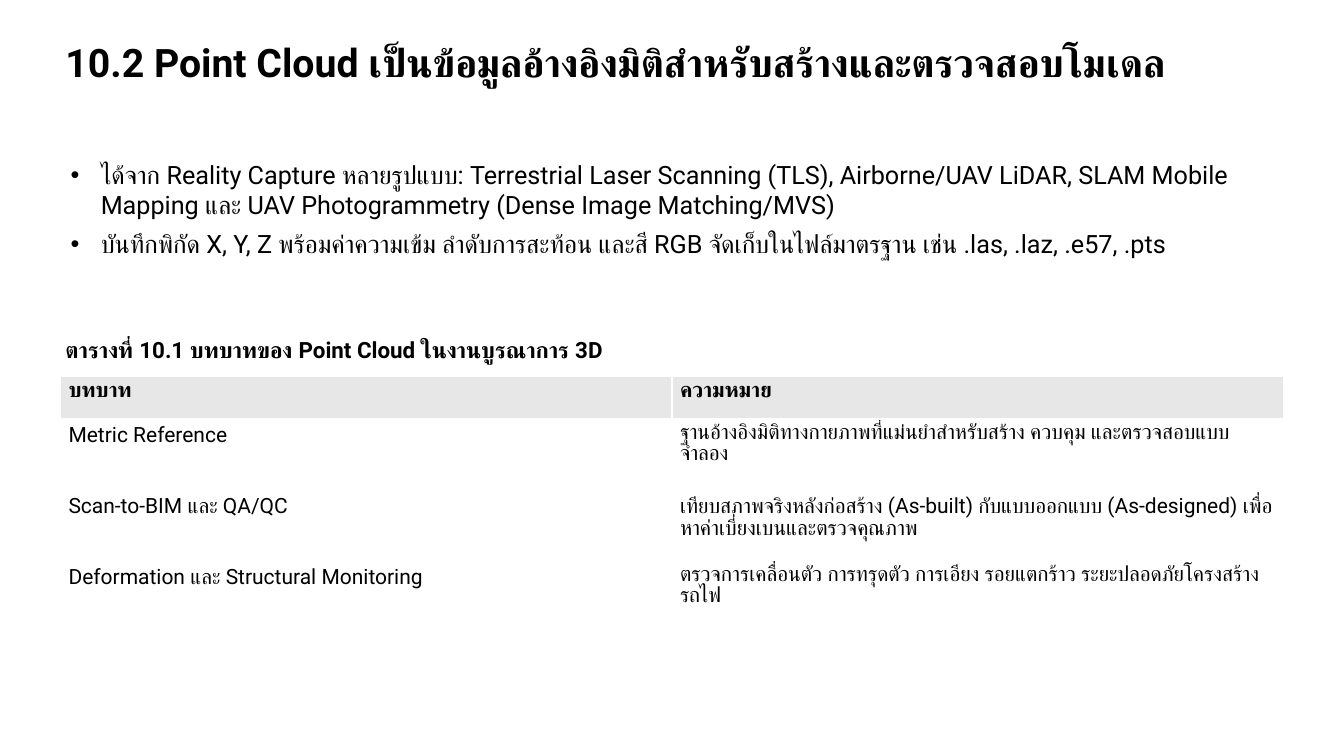
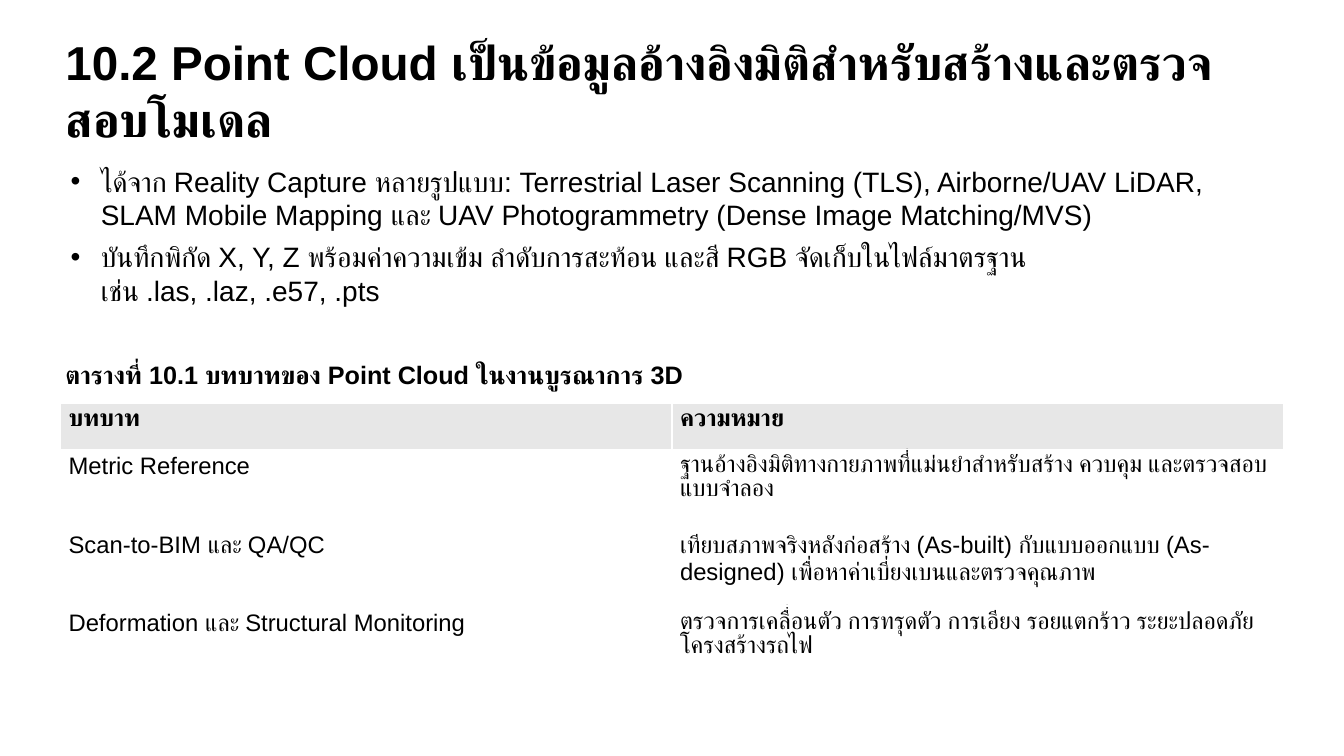
Before and after one commit to soravisAmn/Presentation, a slide deck: slide 48 of Surveying Technologies/draft#1/draft1.pptx. Drawn at 1344x756 pixels with LibreOffice and Linux fonts; fonts in the diff are those of the drawing. Boxes give left, top, right and bottom in pixels: in the first picture for what was removed or moved away, otherwise in the second. Text is boxed around its words. In the diff, an @@ line names an element or a change of style, - is before the commit and + after.

```diff
--- a/Surveying Technologies/draft#1/draft1.pptx
+++ b/Surveying Technologies/draft#1/draft1.pptx
@@ text "10.2 Point Cloud เป็นข้อมูลอ้างอิงมิติสำหรับสร้างและตรวจสอบโ ..." at (65, 43, 1213, 94): size 28 to 34 pt, font Roboto to Arial @@
@@ text "ได้จาก Reality Capture หลายรูปแบบ: Terrestrial ..." at (101, 170, 1203, 306): size 18 to 20 pt, font Roboto to Arial @@
@@ text "ตารางที่ 10.1 บทบาทของ Point Cloud ...": place and size @@
-text "ตารางที่ 10.1 บทบาทของ Point Cloud ..." at (65, 341, 602, 365)
+text "ตารางที่ 10.1 บทบาทของ Point Cloud ..." at (65, 365, 683, 391)
@@ text "ตารางที่ 10.1 บทบาทของ Point Cloud ..." at (65, 365, 683, 391): size 16 to 18 pt, font Roboto to Arial @@
@@ table at (60, 403, 1285, 685) @@
@@ size 15 to 17 pt, font Roboto to Arial @@
@@ table: place and size @@
-table at (60, 376, 1285, 631)
+table at (60, 403, 1285, 685)
```
Also in this commit, not shown: 62 other slides changed, 35 other files.
